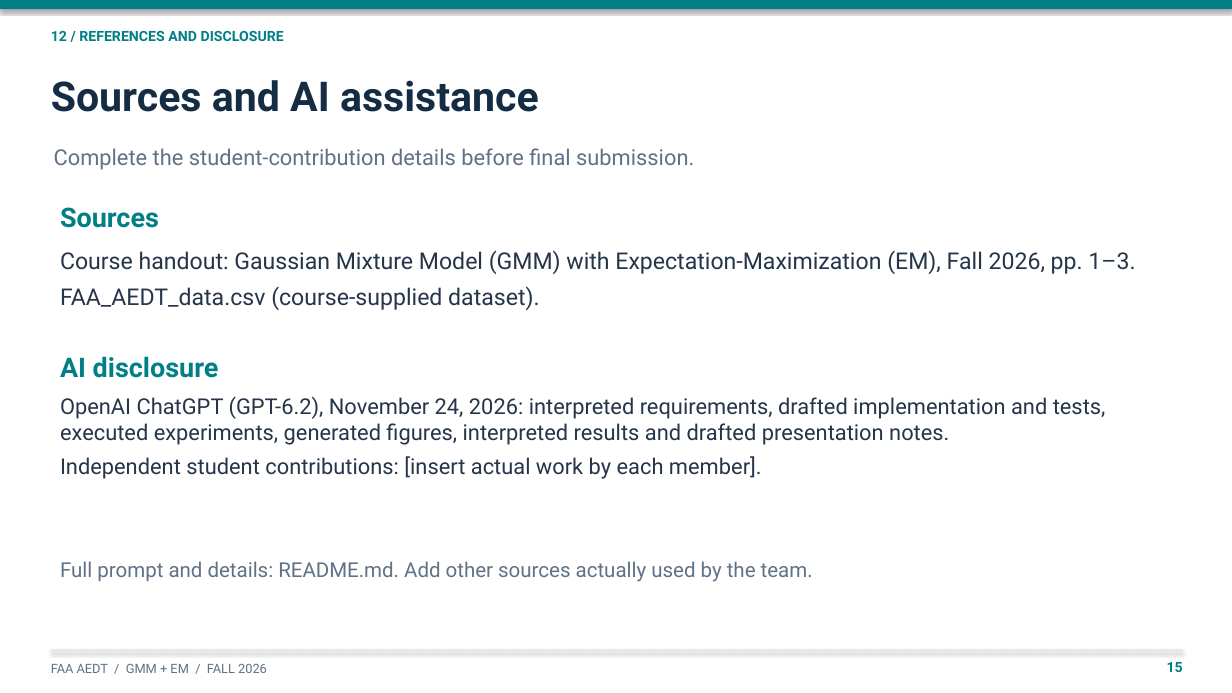
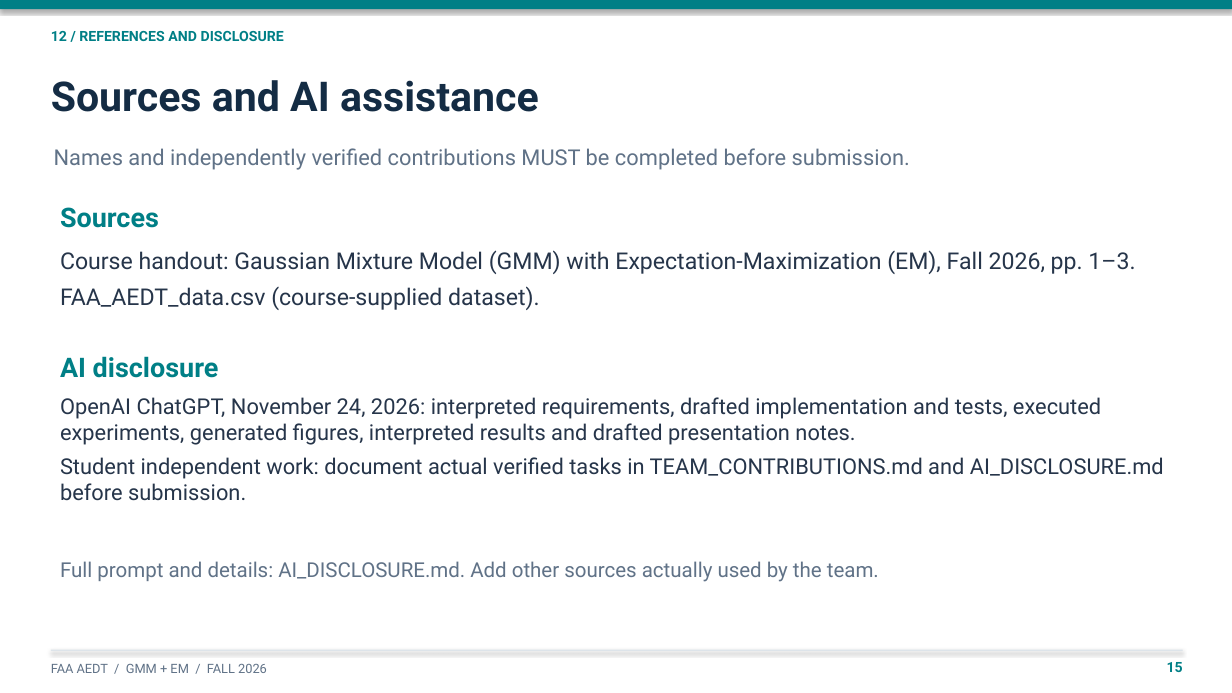
Before and after one commit to sayenooo/gmm-with-em-project, a slide deck: slide 15 of FAA_GMM_EM_presentation.pptx. Drawn at 1232x693 pixels with LibreOffice and Linux fonts; fonts in the diff are those of the drawing. Boxes give left, top, right and bottom in pixels: in the first picture for what was removed or moved away, otherwise in the second. Text is boxed around its words. In the diff, an @@ line names an element or a change of style, - is before the commit and + after.

```diff
--- a/FAA_GMM_EM_presentation.pptx
+++ b/FAA_GMM_EM_presentation.pptx
@@ text at bbox=[54, 148, 910, 170]: text changed @@
-Complete the student-contribution details before final submission.
+Names and independently verified contributions MUST be completed before submission.
@@ text at bbox=[60, 397, 1164, 501]: text changed @@
-OpenAI ChatGPT (GPT-6.2), November 24, 2026: interpreted requirements, drafted implementation and tests, executed experiments, generated figures, interpreted results and drafted presentation notes.
-Independent student contributions: [insert actual work by each member].
+OpenAI ChatGPT, November 24, 2026: interpreted requirements, drafted implementation and tests, executed experiments, generated figures, interpreted results and drafted presentation notes.
+Student independent work: document actual verified tasks in TEAM_CONTRIBUTIONS.md and AI_DISCLOSURE.md before submission.
@@ text at bbox=[60, 561, 879, 582]: text changed @@
-Full prompt and details: README.md. Add other sources actually used by the team.
+Full prompt and details: AI_DISCLOSURE.md. Add other sources actually used by the team.
```
Also in this commit, not shown: 1 other slide changed, 6 other files.
